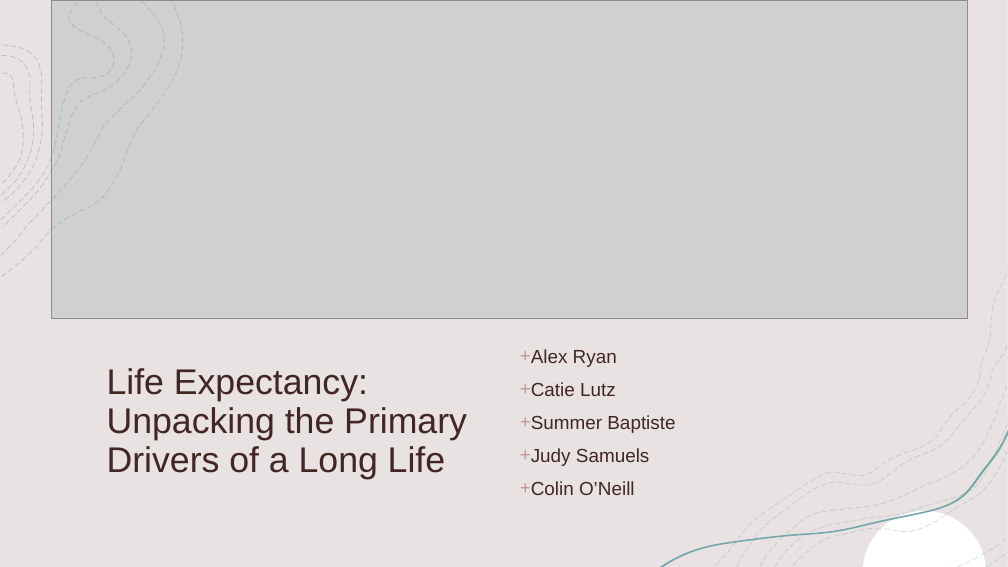
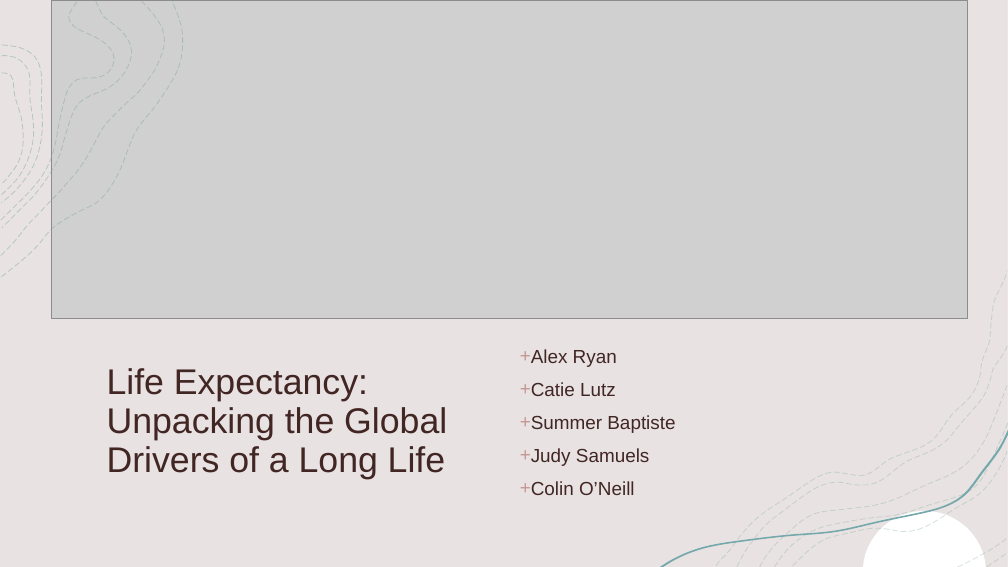
Before and after one commit to jaryan77/TeamTitans_Project_1, a slide deck: slide 1 of Life Expectancy Presentation.pptx. Drawn at 1008x567 pixels with LibreOffice and Linux fonts; fonts in the diff are those of the drawing; grey boxes stand for pictures. Boxes give left, top, right and bottom in pixels: in the first picture for what was removed or moved away, otherwise in the second. Text is boxed around its words. In the diff, an @@ line names an element or a change of style, - is before the commit and + after.

```diff
--- a/Life Expectancy Presentation.pptx
+++ b/Life Expectancy Presentation.pptx
@@ title at [107, 368, 447, 479]: text changed @@
-Life Expectancy: Unpacking the Primary Drivers of a Long Life
+Life Expectancy: Unpacking the Global Drivers of a Long Life
```
Also in this commit, not shown: 4 other slides changed, 4 slides added, 4 slides removed, 14 other files.
